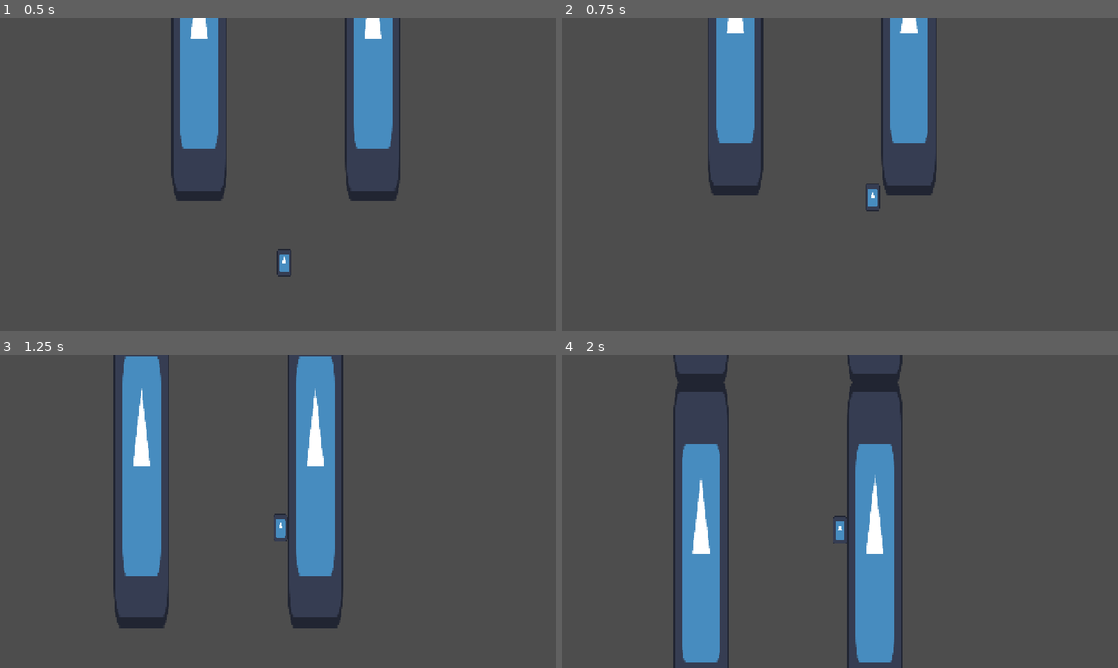
Above: before the commit, frames 1-4 (two rows, left to right).
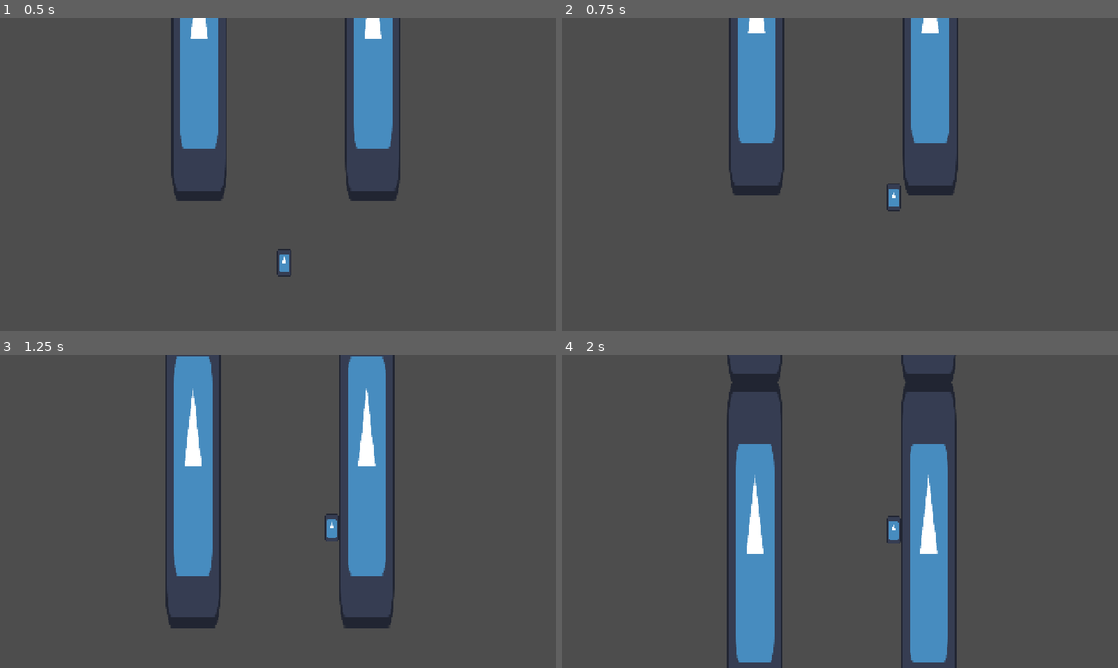
Above: after the commit, the same moments.

Repository: Rubicsoft/Project-Pair
Game: Godot game, scene res://Scene/Prototype_Scene/starter_scene.tscn
The game is run twice, just before and just after one commit, with the same random seed, the same clock (stepped at 60 frames per second) and the same inputs. The engine's default icon, where the game draws it, is replaced by a stand-in: a white triangle on a blue panel in a dark square.
Inputs:
- Up to frame 1 (0.5 s): no input
- Up to frame 2 (0.75 s): tap Enter (ui_accept) at 0.5 s; hold D (move_right) from 0.53 s (still down)
- Up to frame 3 (1.25 s): keep holding D (move_right); tap Enter (ui_accept) at 0.77 s
- Up to frame 4 (2 s): keep holding D (move_right); tap Enter (ui_accept) at 1.52 s

Frame 1 is identical in both runs. In frame 2, 7.9% of the frame differs, in the area x 26-72%, y 0-62%; in frame 3, 23%; in frame 4, 23%, in the area x 20-71%, y 0-100%.

Commit message:
Camera fixed y-pos

Diff:
--- a/Features/Player/Player.gd
+++ b/Features/Player/Player.gd
@@ -24,7 +24,7 @@
 	camera.global_position = global_position
 
 func _process(delta: float) -> void:
-	if camera_follow: cam_follow_pivot.global_position = global_position - Vector2(0.0, camera_edge)
+	if camera_follow: cam_follow_pivot.global_position.y = global_position.y - camera_edge
 
 func _physics_process(delta: float) -> void:
 	# Movement handling
